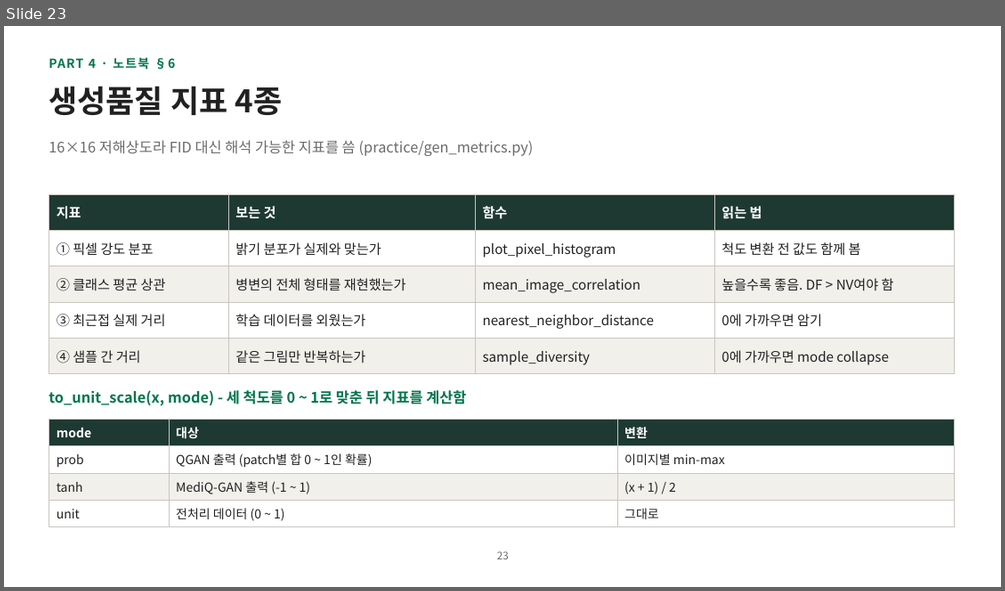
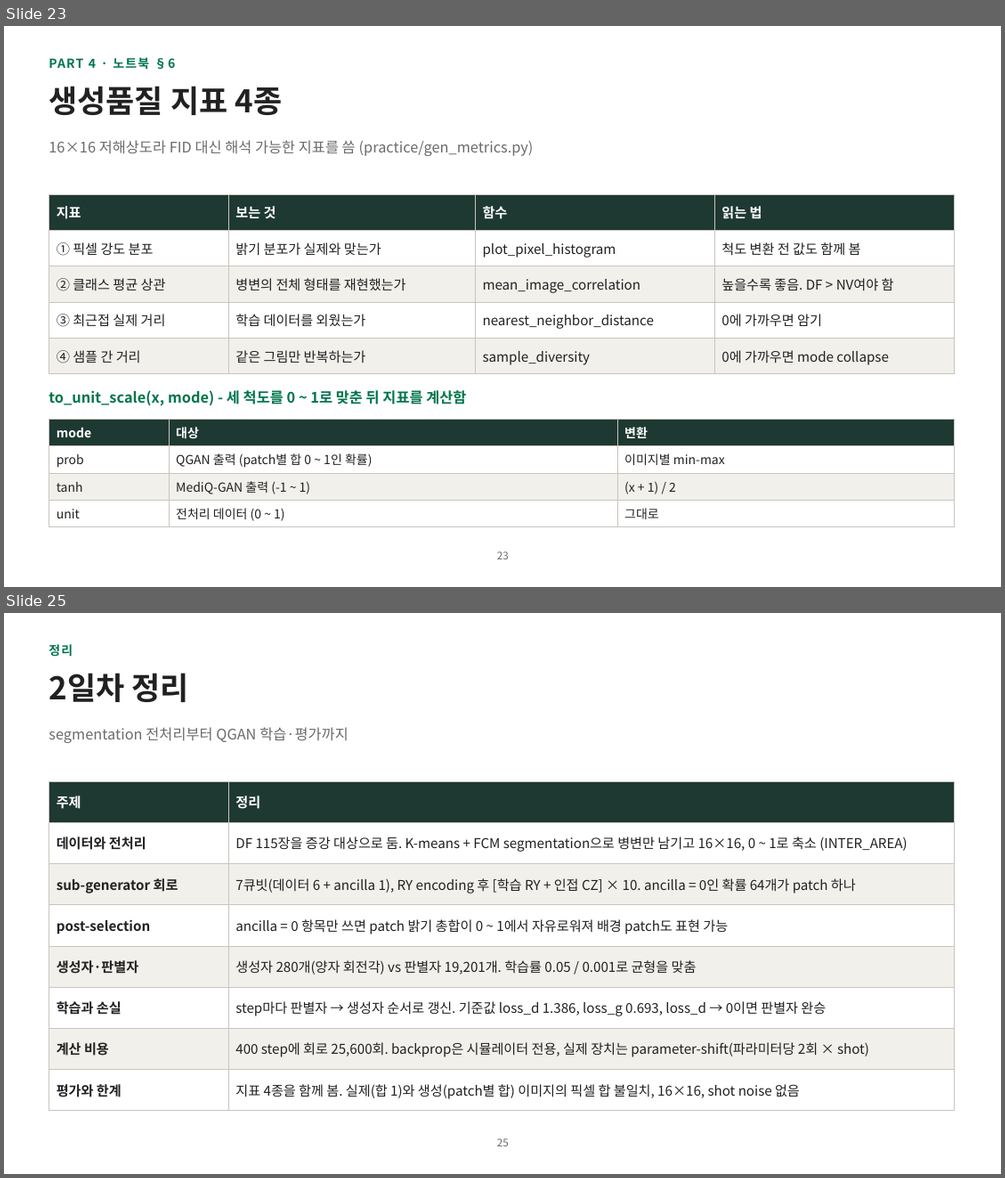
Before and after one commit to hyunhp/skin_disease_qml, a slide deck: practice/day2_slides/day2_practice_slides.pptx. Shown one above the other, each under a label of ours: slide 23 before the commit, slides 23 and 25 after it; the slides between them are not shown. The pictures are 1005x591 and 1005x1178 pixels, drawn with LibreOffice and Linux fonts; fonts in the diff are those of the drawing. Boxes give left, top, right and bottom in pixels: in the first picture for what was removed or moved away, otherwise in the second. Text is boxed around its words. In the diff, an @@ line names an element or a change of style, - is before the commit and + after.

```diff
--- a/practice/day2_slides/day2_practice_slides.pptx
+++ b/practice/day2_slides/day2_practice_slides.pptx
@@ slide 25 added at [4, 613, 1001, 1174], background #FFFFFF @@
@@ text added at [48, 644, 73, 657], 12 pt, text #00754A, bold @@
+정리
@@ title added at [48, 673, 188, 702], 30 pt, text #212121, bold @@
+2일차 정리
@@ text added at [48, 727, 348, 743], 14 pt, text #6B6B6B @@
+segmentation 전처리부터 QGAN 학습·평가까지
@@ table added at [48, 781, 954, 1103], 8 rows, 2 columns @@
+주제 | 정리
+데이터와 전처리 | DF 115장을 증강 대상으로 둠. K-means + FCM segmentation으로 병변만 남기고 16×16, 0 ~ 1로 축소 (INTER_AREA)
+sub-generator 회로 | 7큐빗(데이터 6 + ancilla 1), RY encoding 후 [학습 RY + 인접 CZ] × 10. ancilla = 0인 확률 64개가 patch 하나
+post-selection | ancilla = 0 항목만 쓰면 patch 밝기 총합이 0 ~ 1에서 자유로워져 배경 patch도 표현 가능
+생성자·판별자 | 생성자 280개(양자 회전각) vs 판별자 19,201개. 학습률 0.05 / 0.001로 균형을 맞춤
+학습과 손실 | step마다 판별자 → 생성자 순서로 갱신. 기준값 loss_d 1.386, loss_g 0.693, loss_d → 0이면 판별자 완승
+계산 비용 | 400 step에 회로 25,600회. backprop은 시뮬레이터 전용, 실제 장치는 parameter-shift(파라미터당 2회 × shot)
+평가와 한계 | 지표 4종을 함께 봄. 실제(합 1)와 생성(patch별 합) 이미지의 픽셀 합 불일치, 16×16, shot noise 없음
@@ page number added at [497, 1138, 509, 1146], 10 pt, text #6B6B6B @@
+25
```
Also in this commit, not shown: 8 slides changed, 2 slides removed, 10 other files.
